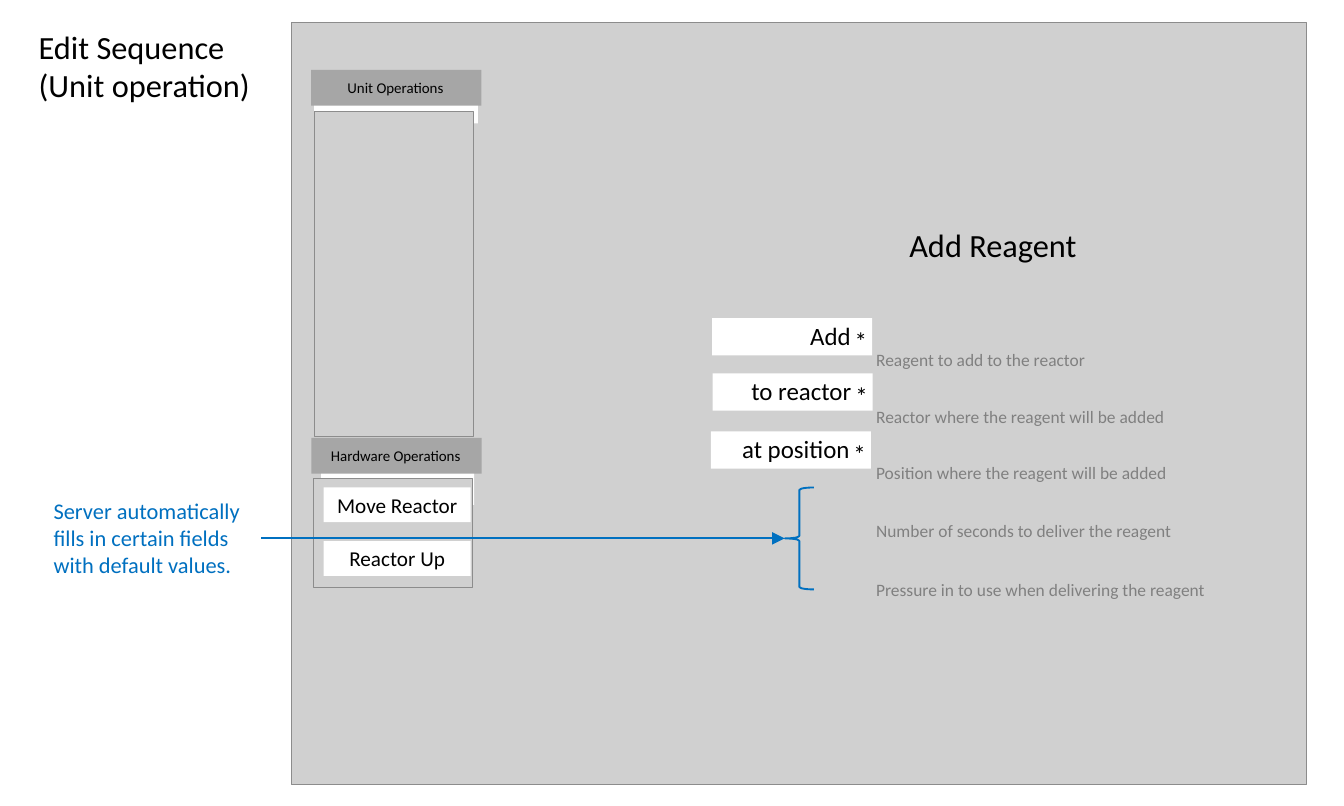
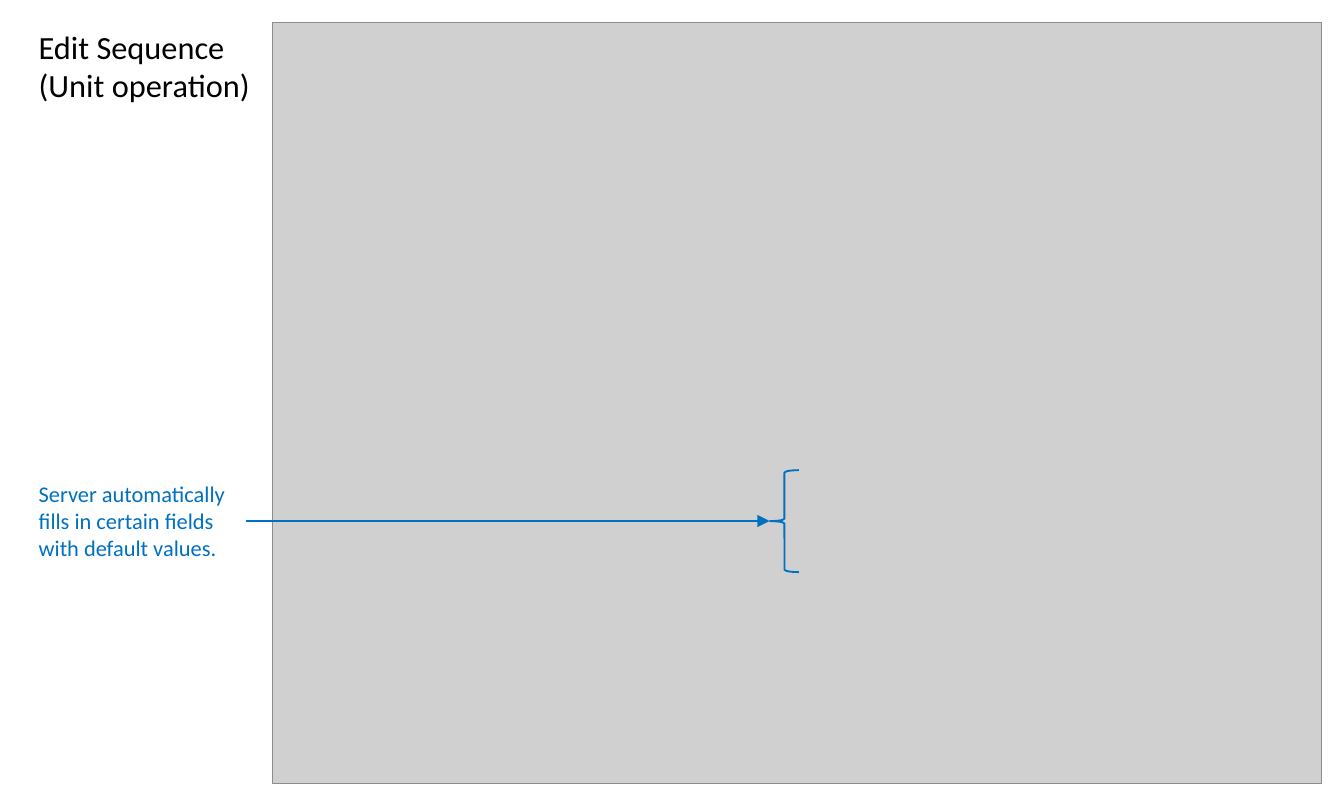
Before and after one commit to michaelvandam/elixys, a slide deck: slide 14 of doc/ElixysUserInterfaceWireframes3.pptx (slide 15 before the commit). Drawn at 1344x806 pixels with LibreOffice and Linux fonts; fonts in the diff are those of the drawing; grey boxes stand for pictures. Boxes give left, top, right and bottom in pixels: in the first picture for what was removed or moved away, otherwise in the second. Text is boxed around its words. In the diff, an @@ line names an element or a change of style, - is before the commit and + after.

```diff
--- a/doc/ElixysUserInterfaceWireframes3.pptx
+++ b/doc/ElixysUserInterfaceWireframes3.pptx
@@ picture: place and size @@
-picture at <box>291,22,1306,785</box>
+picture at <box>273,22,1322,784</box>
@@ group removed at <box>311,70,1204,599</box>: 17 texts, 9 rectangles, 2 pictures @@
-Unit Operations
-Hardware Operations
-Move Reactor
-Reactor Up
-Reactor where the reagent will be added
-Reagent to add to the reactor
-Position where the reagent will be added
-Number of seconds to deliver the reagent
-Pressure in to use when delivering the reagent
-Add Reagent
-*
-*
-*
-*
-Add
-*
-to reactor
-*
-at position
@@ text "Server automatically fills in certain ...": place and size @@
-text "Server automatically fills in certain ..." at <box>54,503,240,573</box>
+text "Server automatically fills in certain ..." at <box>39,486,225,556</box>
@@ left brace: place and size @@
-left brace at <box>785,487,814,590</box>
+left brace at <box>770,470,798,573</box>
@@ arrow moved from (262, 538) - (785, 538) to (246, 521) - (770, 521) @@
```
Also in this commit, not shown: 15 other slides changed, 6 slides added, 8 slides removed.
